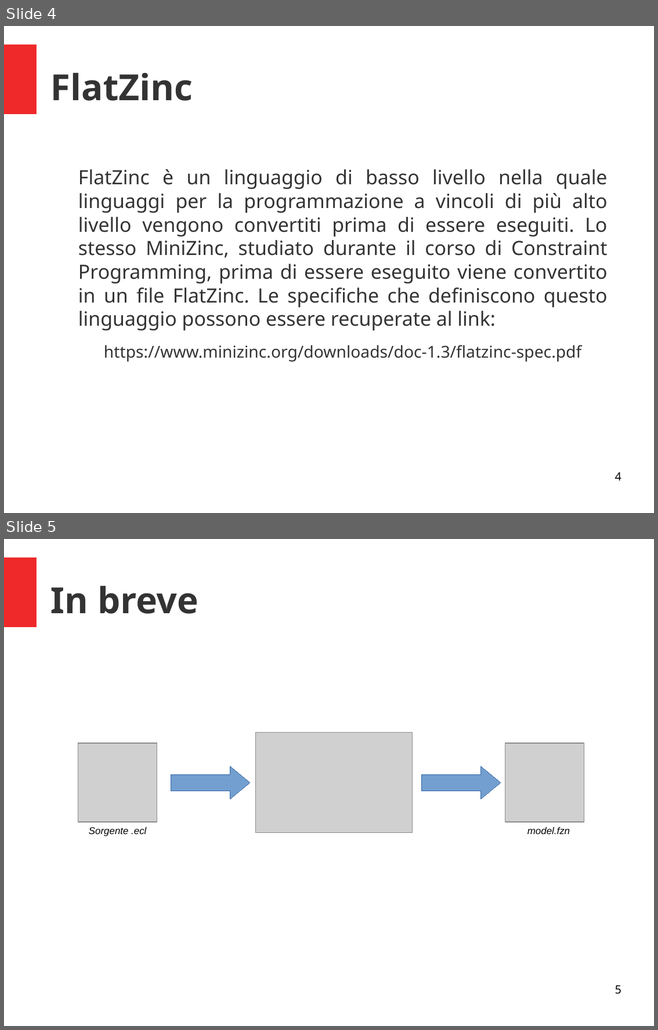
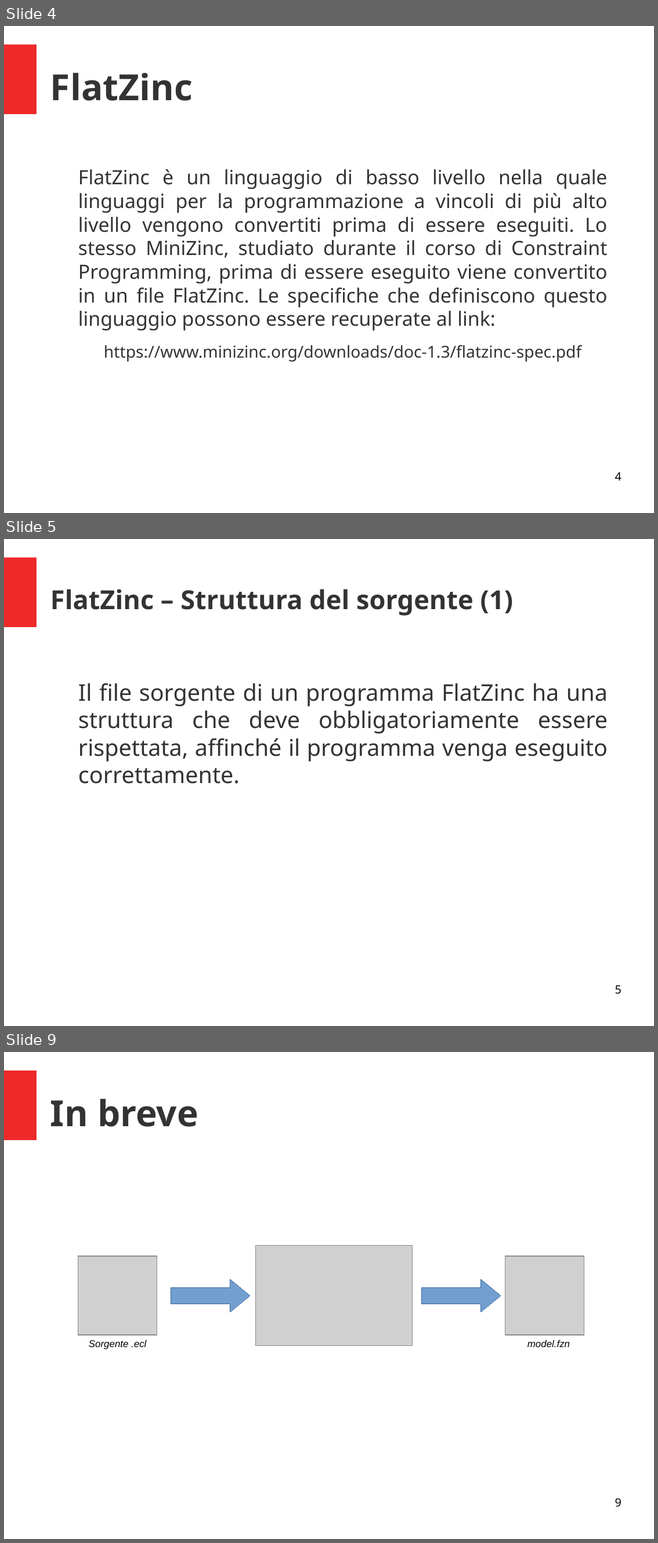
Before and after one commit to padovanl/eclipse2flatzinc, a slide deck: presentazione.odp. Shown one above the other, each under a label of ours: slides 4 and 5 before the commit, slides 4, 5 and 9 after it; the slides between them are not shown. The pictures are 658x1030 and 658x1543 pixels, drawn with LibreOffice and Linux fonts; fonts in the diff are those of the drawing; grey boxes stand for pictures. Boxes give left, top, right and bottom in pixels: in the first picture for what was removed or moved away, otherwise in the second. Text is boxed around its words. In the diff, an @@ line names an element or a change of style, - is before the commit and + after.

```diff
--- a/presentazione.odp
+++ b/presentazione.odp
@@ slide 5 added at (4,539,654,1026), background #FFFFFF; not listed: 1 template element that a slide beside it also shows @@
@@ title added at (50,589,513,616), 32 pt, text #333333, bold @@
+FlatZinc – Struttura del sorgente (1)
@@ text added at (78,683,607,784), 28 pt, text #333333 @@
+Il file sorgente di un programma FlatZinc ha una struttura che deve obbligatoriamente essere rispettata, affinché il programma venga eseguito correttamente.
@@ page number added at (615,986,621,994), 14 pt, text #000000 @@
+5
@@ what was slide 5 is now slide 9 @@
@@ page number at (615,1498,621,1507): text changed @@
-5
+9
```
Also in this commit, not shown: 3 other slides added, 1 other file.
